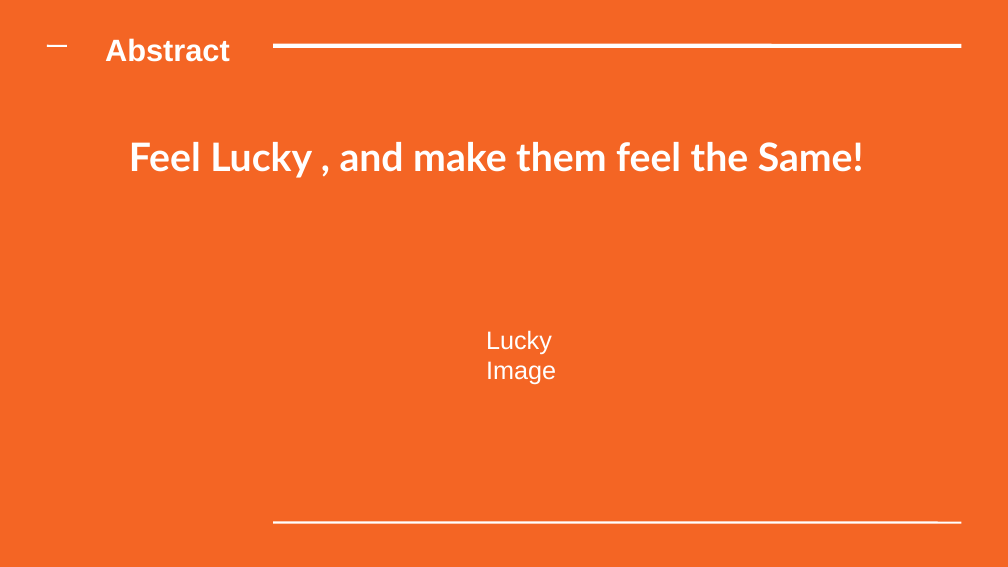
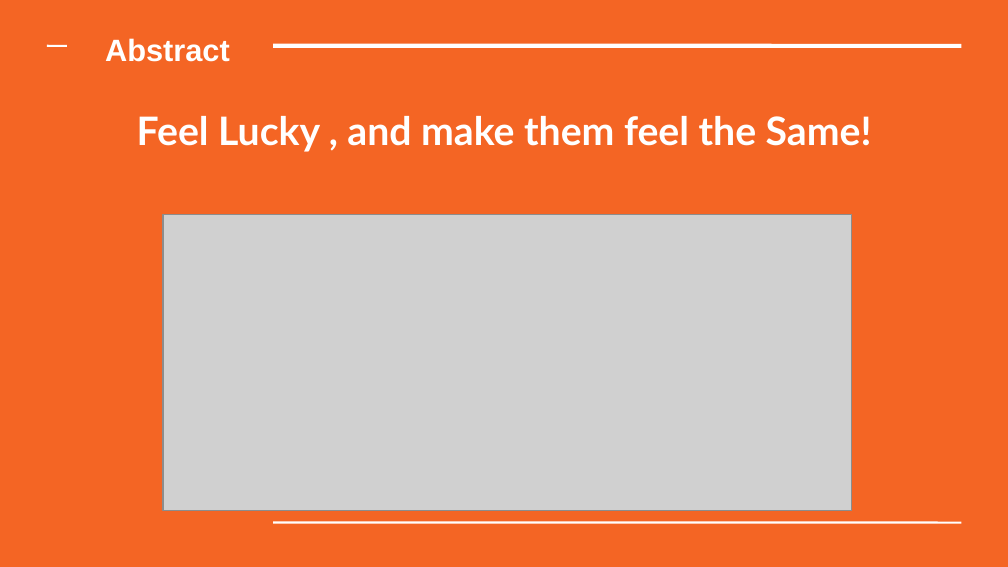
Before and after one commit to Saumya-Mishra9129/hackathon2019, a slide deck: slide 12 of Hackfest.odp (slide 11 before the commit). Drawn at 1008x567 pixels with LibreOffice and Linux fonts; fonts in the diff are those of the drawing; grey boxes stand for pictures. Boxes give left, top, right and bottom in pixels: in the first picture for what was removed or moved away, otherwise in the second. Text is boxed around its words. In the diff, an @@ line names an element or a change of style, - is before the commit and + after.

```diff
--- a/Hackfest.odp
+++ b/Hackfest.odp
@@ text "Feel Lucky , and make ...": place and size @@
-text "Feel Lucky , and make ..." at box(129, 142, 864, 178)
+text "Feel Lucky , and make ..." at box(137, 116, 872, 152)
@@ picture added at box(163, 215, 852, 511) @@
@@ text removed at box(486, 330, 556, 385) @@
-Lucky Image
```
Also in this commit, not shown: 5 other slides changed, 3 slides added, 3 slides removed, 4 other files.
